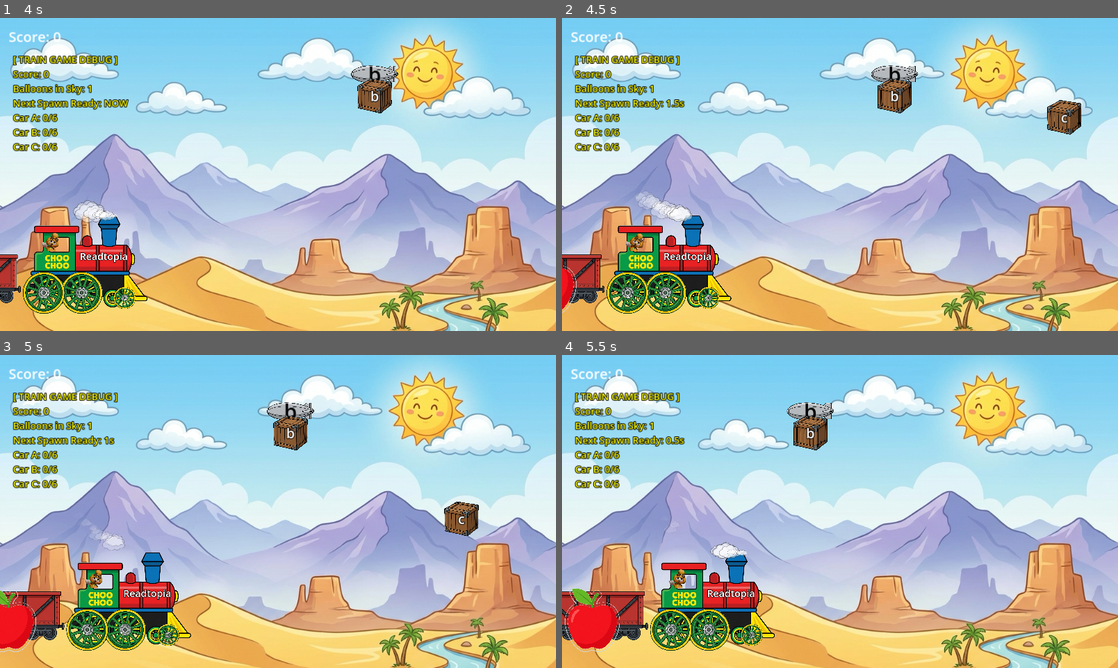
Above: before the commit, frames 1-4 (two rows, left to right).
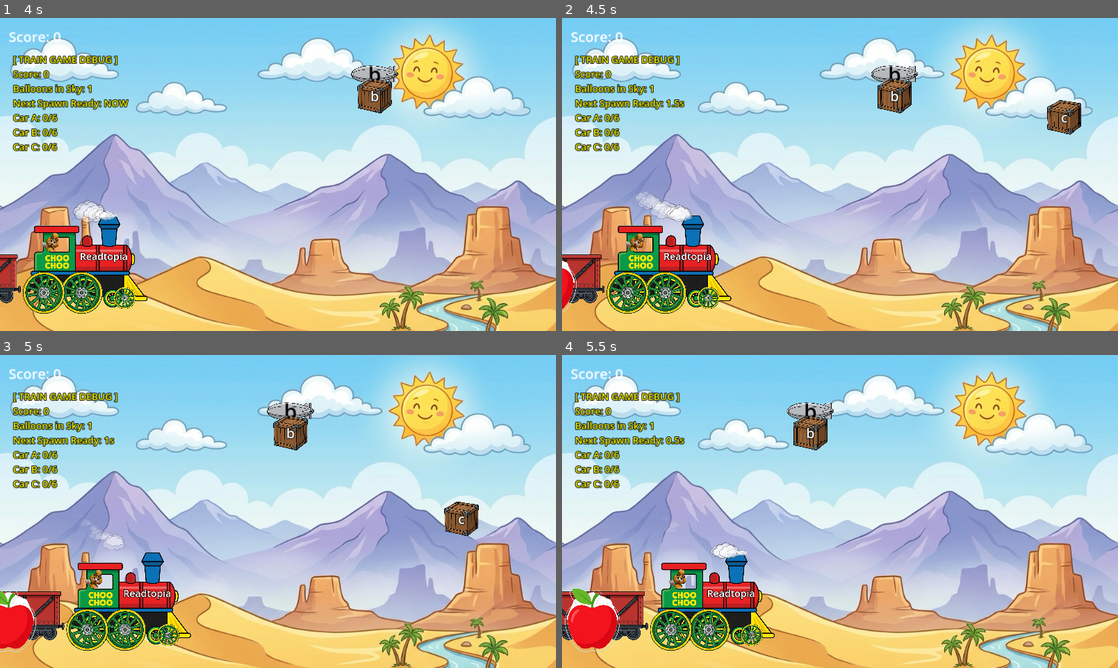
Above: after the commit, the same moments.

Repository: xiangfa/rt-games-godot
Game: Godot game, scene res://scenes/main.tscn
Two runs of this game, one before a commit and one after it. Both use one fixed random seed, a clock stepped at 60 frames per second and the inputs below.
Inputs (mouse positions are in pixels of both pictures, inside the frame that each line leads up to):
- Up to frame 1 (4 s): tap Enter at 0.5 s; move the mouse to (400, 158) at 0.52 s; click (400, 158) at 0.67 s; move the mouse to (478, 74) at 1.27 s; click (478, 74) at 1.42 s; move the mouse to (333, 105) at 2.02 s; click (333, 105) at 2.17 s; move the mouse to (250, 237) at 2.77 s; click (250, 237) at 2.92 s; move the mouse to (444, 221) at 3.52 s; click (444, 221) at 3.67 s
- Up to frame 2 (4.5 s): move the mouse to (1084, 96) at 4.27 s; click (1084, 96) at 4.42 s
- Up to frame 3 (5 s): no input
- Up to frame 4 (5.5 s): move the mouse to (867, 511) at 5.02 s; click (867, 511) at 5.17 s

Frame 1 is identical in both runs. In frame 2, less than 0.1% of the frame differs, in the area x 0-3%, y 77-85%; in frame 3, 0.1%; in frame 4, 0.2%, in the area x 0-11%, y 75-85%.

Commit message:
v2.3: Final carriage icon visibility fix with high-contrast badges and robust loading

Diff:
--- a/train-words/scenes/car.tscn
+++ b/train-words/scenes/car.tscn
@@ -19,8 +19,14 @@
 texture = ExtResource("2_tex")
 scale = Vector2(0.3, 0.3)
 
+[node name="Badge" type="Polygon2D" parent="."]
+# A Navy Blue circle-ish badge for high contrast
+color = Color(0.1, 0.1, 0.4, 1.0)
+polygon = PackedVector2Array(-60, 0, -42, -42, 0, -60, 42, -42, 60, 0, 42, 42, 0, 60, -42, 42)
+position = Vector2(0, 5)
+
 [node name="Icon" type="Sprite2D" parent="."]
-z_index = 5
+z_index = 10
 position = Vector2(0, 5)
 scale = Vector2(0.2, 0.2)
 
--- a/train-words/scripts/car.gd
+++ b/train-words/scripts/car.gd
@@ -26,9 +26,20 @@
 		print("PHYSICS_DEBUG: Car " + id + " icon set pending (not ready/no icon yet).")
 
 func _ready():
-	if pending_texture and icon:
-		icon.texture = pending_texture
-	print("PHYSICS_DEBUG: Car " + id + " ready at " + str(global_position))
+	print("PHYSICS_DEBUG: Car " + id + " entering _ready. icon node: " + str(icon))
+	if pending_texture:
+		if icon:
+			print("PHYSICS_DEBUG: Car " + id + " applying pending texture: " + str(pending_texture))
+			icon.texture = pending_texture
+			icon.visible = true
+			if icon.texture:
+				print("PHYSICS_DEBUG: Car " + id + " texture applied. Size: ", icon.texture.get_size())
+		else:
+			print("PHYSICS_DEBUG: ERROR - icon node is NULL in _ready for car " + id)
+	else:
+		print("PHYSICS_DEBUG: Car " + id + " has no pending texture in _ready.")
+
+	print("PHYSICS_DEBUG: Car " + id + " ready. Icon visible: ", icon.visible if icon else "N/A")
 
 	# Ensure net starts hidden
 	var net = get_node_or_null("CargoNet")
--- a/train-words/scripts/main.gd
+++ b/train-words/scripts/main.gd
@@ -9,19 +9,29 @@
 	"cars": ["a1", "b1", "c1"],
 	"balloons": ["a", "b", "c"]
 }
-var texture_map = {
-	"a": load("res://assets/icon_apple.png"),
-	"b": load("res://assets/icon_ball.png"),
-	"c": load("res://assets/icon_cat.png")
-}
+var texture_map = {}
+
 var spawn_index = 0
-
 var auto_play: bool = false
 var debug_hud: Label
 
 func _ready():
 	name = "MainNode_v2"
 	add_to_group("game_events_v2")
+
+	# Load textures in _ready for maximum stability
+	texture_map = {
+		"a": load("res://assets/icon_apple.png"),
+		"b": load("res://assets/icon_ball.png"),
+		"c": load("res://assets/icon_cat.png")
+	}
+	for k in texture_map:
+		var tex = texture_map[k]
+		if tex:
+			print("PHYSICS_DEBUG: Loaded texture for ", k, ": ", tex, " Size: ", tex.get_size())
+		else:
+			print("PHYSICS_DEBUG: ERROR - Failed to load texture for ", k)
+
 	_setup_debug_hud()
 	setup_game()
 
